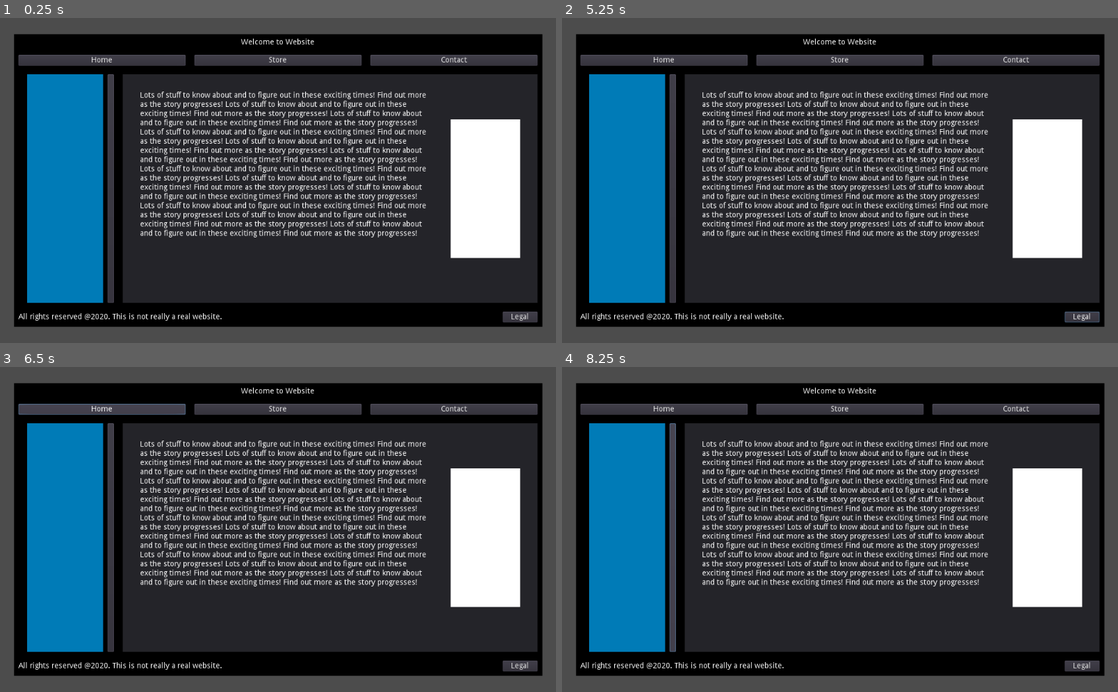
Above: before the commit, frames 1-4 (two rows, left to right).
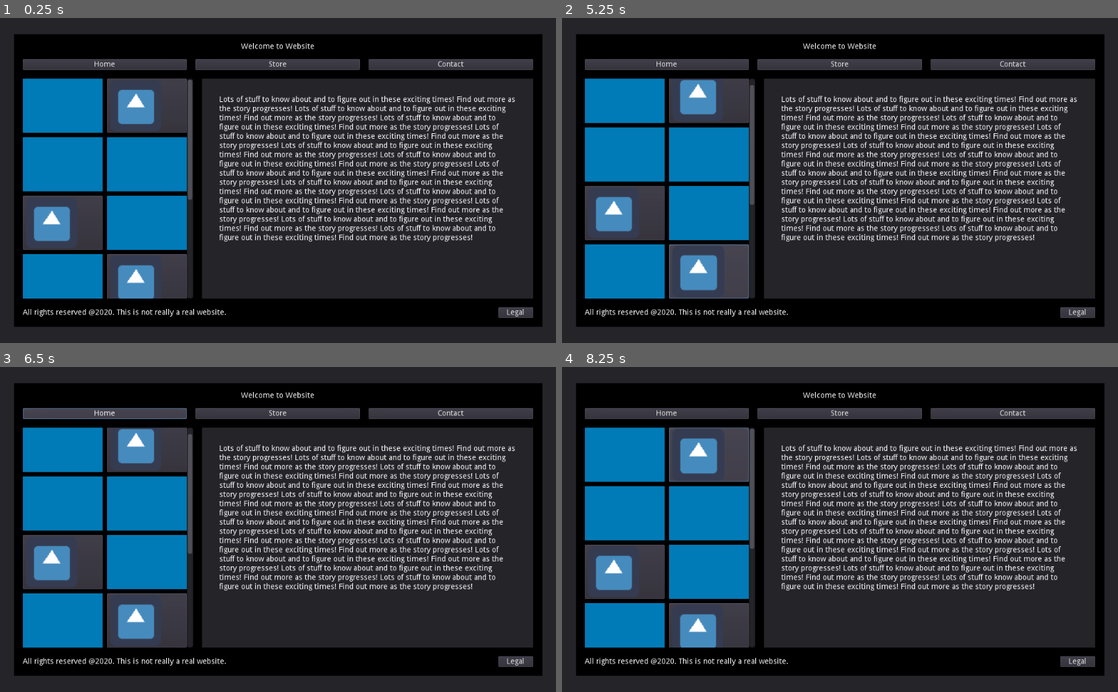
Above: after the commit, the same moments.

Repository: DeerTears/Godot-Control-Node-Extensions
Game: Godot game, scene res://examples/webpage/webpage.tscn
The game is run twice, just before and just after one commit, with the same random seed, the same clock (stepped at 60 frames per second) and the same inputs. This scene is started directly instead of the project's main scene. The engine's default icon, where the game draws it, is replaced by a stand-in: a white triangle on a blue panel in a dark square.
Inputs (mouse positions are in pixels of both pictures, inside the frame that each line leads up to; where the layout moved, square brackets give the same spot in the first picture):
- Up to frame 1 (0.25 s): no input
- Up to frame 2 (5.25 s): click "Home" at 0.5 s; click "Store" at 1.25 s; click "Contact" at 2 s; click (706, 105) [673, 187] at 2.75 s; click "Legal" at 3.5 s; click (623, 222) at 4.27 s; click (706, 281) at 5.02 s
- Up to frame 3 (6.5 s): click "Home" at 5.75 s
- Up to frame 4 (8.25 s): click "Store" at 6.5 s; click "Contact" at 7.25 s; click (706, 445) [673, 536] at 8 s

The runs differ from the first frame. In frame 1, 51% of the frame differs, in the area x 0-100%, y 0-100%; in frame 2, 51%; in frame 3, 51%; in frame 4, 51%.

Commit message:
fix extends on radio buttons, touchups on webpage

Diff:
--- a/examples/webpage/webpage.tscn
+++ b/examples/webpage/webpage.tscn
@@ -8,6 +8,13 @@
 bg_color = Color( 0, 0, 0, 1 )
 
 [node name="Control" type="Control"]
+anchor_right = 1.0
+anchor_bottom = 1.0
+__meta__ = {
+"_edit_use_anchors_": false
+}
+
+[node name="Panel" type="Panel" parent="."]
 anchor_right = 1.0
 anchor_bottom = 1.0
 __meta__ = {
@@ -42,26 +49,26 @@
 [node name="MarginContainer" type="MarginContainer" parent="PercentMarginContainer/Panel"]
 anchor_right = 1.0
 anchor_bottom = 1.0
-custom_constants/margin_right = 8
-custom_constants/margin_top = 8
-custom_constants/margin_left = 8
-custom_constants/margin_bottom = 8
+custom_constants/margin_right = 16
+custom_constants/margin_top = 16
+custom_constants/margin_left = 16
+custom_constants/margin_bottom = 16
 __meta__ = {
 "_edit_use_anchors_": false
 }
 
 [node name="Content" type="VBoxContainer" parent="PercentMarginContainer/Panel/MarginContainer"]
-margin_left = 8.0
-margin_top = 8.0
-margin_right = 964.0
-margin_bottom = 532.0
+margin_left = 16.0
+margin_top = 16.0
+margin_right = 956.0
+margin_bottom = 524.0
 custom_constants/separation = 16
 __meta__ = {
 "_edit_use_anchors_": false
 }
 
 [node name="Title" type="Label" parent="PercentMarginContainer/Panel/MarginContainer/Content"]
-margin_right = 956.0
+margin_right = 940.0
 margin_bottom = 14.0
 size_flags_vertical = 1
 text = "Welcome to Website"
@@ -70,59 +77,59 @@
 
 [node name="Navbar" type="HBoxContainer" parent="PercentMarginContainer/Panel/MarginContainer/Content"]
 margin_top = 30.0
-margin_right = 956.0
+margin_right = 940.0
 margin_bottom = 50.0
 size_flags_horizontal = 3
 custom_constants/separation = 16
 alignment = 1
 
 [node name="Home" type="Button" parent="PercentMarginContainer/Panel/MarginContainer/Content/Navbar"]
-margin_right = 308.0
+margin_right = 302.0
 margin_bottom = 20.0
 size_flags_horizontal = 3
 text = "Home"
 
 [node name="Store" type="Button" parent="PercentMarginContainer/Panel/MarginContainer/Content/Navbar"]
-margin_left = 324.0
-margin_right = 632.0
+margin_left = 318.0
+margin_right = 620.0
 margin_bottom = 20.0
 size_flags_horizontal = 3
 text = "Store"
 
 [node name="Contact" type="Button" parent="PercentMarginContainer/Panel/MarginContainer/Content/Navbar"]
-margin_left = 648.0
-margin_right = 956.0
+margin_left = 636.0
+margin_right = 940.0
 margin_bottom = 20.0
 size_flags_horizontal = 3
 text = "Contact"
 
 [node name="Showcase" type="HSplitContainer" parent="PercentMarginContainer/Panel/MarginContainer/Content"]
 margin_top = 66.0
-margin_right = 956.0
-margin_bottom = 488.0
-size_flags_vertical = 3
+margin_right = 940.0
+margin_bottom = 472.0
+size_flags_vertical = 3
+split_offset = 94
 dragger_visibility = 2
 script = ExtResource( 1 )
 __meta__ = {
 "_edit_use_anchors_": false
 }
+split_percent = 0.1
 
 [node name="MarginContainer" type="MarginContainer" parent="PercentMarginContainer/Panel/MarginContainer/Content/Showcase"]
-margin_right = 192.0
-margin_bottom = 422.0
+margin_right = 330.0
+margin_bottom = 406.0
 custom_constants/margin_right = 16
-custom_constants/margin_left = 16
 
 [node name="ScrollContainer" type="ScrollContainer" parent="PercentMarginContainer/Panel/MarginContainer/Content/Showcase/MarginContainer"]
-margin_left = 16.0
-margin_right = 176.0
-margin_bottom = 422.0
+margin_right = 314.0
+margin_bottom = 406.0
 follow_focus = true
 scroll_horizontal_enabled = false
 
 [node name="Album" type="GridContainer" parent="PercentMarginContainer/Panel/MarginContainer/Content/Showcase/MarginContainer/ScrollContainer"]
-margin_right = 160.0
-margin_bottom = 422.0
+margin_right = 302.0
+margin_bottom = 748.0
 size_flags_horizontal = 7
 size_flags_vertical = 3
 custom_constants/vseparation = 8
@@ -130,129 +137,135 @@
 columns = 2
 
 [node name="ColorRect" type="ColorRect" parent="PercentMarginContainer/Panel/MarginContainer/Content/Showcase/MarginContainer/ScrollContainer/Album"]
-margin_right = 140.0
-margin_bottom = 374.0
-rect_min_size = Vector2( 140, 140 )
+margin_right = 147.0
+margin_bottom = 100.0
+rect_min_size = Vector2( 100, 100 )
 size_flags_horizontal = 3
 size_flags_vertical = 3
 color = Color( 0, 0.486275, 0.721569, 1 )
 
 [node name="Button3" type="Button" parent="PercentMarginContainer/Panel/MarginContainer/Content/Showcase/MarginContainer/ScrollContainer/Album"]
-margin_left = 148.0
-margin_right = 160.0
-margin_bottom = 374.0
-rect_min_size = Vector2( 0, 140 )
+margin_left = 155.0
+margin_right = 302.0
+margin_bottom = 100.0
+rect_min_size = Vector2( 100, 100 )
 icon = ExtResource( 3 )
 expand_icon = true
 
 [node name="ColorRect2" type="ColorRect" parent="PercentMarginContainer/Panel/MarginContainer/Content/Showcase/MarginContainer/ScrollContainer/Album"]
-visible = false
-margin_right = 140.0
-margin_bottom = 140.0
-rect_min_size = Vector2( 140, 140 )
+margin_top = 108.0
+margin_right = 147.0
+margin_bottom = 208.0
+rect_min_size = Vector2( 100, 100 )
 size_flags_horizontal = 3
 size_flags_vertical = 3
 color = Color( 0, 0.486275, 0.721569, 1 )
 
 [node name="ColorRect7" type="ColorRect" parent="PercentMarginContainer/Panel/MarginContainer/Content/Showcase/MarginContainer/ScrollContainer/Album"]
-visible = false
-margin_right = 140.0
-margin_bottom = 140.0
-rect_min_size = Vector2( 140, 140 )
+margin_left = 155.0
+margin_top = 108.0
+margin_right = 302.0
+margin_bottom = 208.0
+rect_min_size = Vector2( 100, 100 )
 size_flags_horizontal = 3
 size_flags_vertical = 3
 color = Color( 0, 0.486275, 0.721569, 1 )
 
 [node name="Button4" type="Button" parent="PercentMarginContainer/Panel/MarginContainer/Content/Showcase/MarginContainer/ScrollContainer/Album"]
-visible = false
-margin_right = 140.0
-margin_bottom = 140.0
-rect_min_size = Vector2( 0, 140 )
+margin_top = 216.0
+margin_right = 147.0
+margin_bottom = 316.0
+rect_min_size = Vector2( 100, 100 )
 icon = ExtResource( 3 )
 expand_icon = true
 
 [node name="ColorRect3" type="ColorRect" parent="PercentMarginContainer/Panel/MarginContainer/Content/Showcase/MarginContainer/ScrollContainer/Album"]
-visible = false
-margin_right = 140.0
-margin_bottom = 140.0
-rect_min_size = Vector2( 140, 140 )
+margin_left = 155.0
+margin_top = 216.0
+margin_right = 302.0
+margin_bottom = 316.0
+rect_min_size = Vector2( 100, 100 )
 size_flags_horizontal = 3
 size_flags_vertical = 3
 color = Color( 0, 0.486275, 0.721569, 1 )
 
 [node name="ColorRect5" type="ColorRect" parent="PercentMarginContainer/Panel/MarginContainer/Content/Showcase/MarginContainer/ScrollContainer/Album"]
-visible = false
-margin_right = 140.0
-margin_bottom = 140.0
-rect_min_size = Vector2( 140, 140 )
+margin_top = 324.0
+margin_right = 147.0
+margin_bottom = 424.0
+rect_min_size = Vector2( 100, 100 )
 size_flags_horizontal = 3
 size_flags_vertical = 3
 color = Color( 0, 0.486275, 0.721569, 1 )
 
 [node name="Button2" type="Button" parent="PercentMarginContainer/Panel/MarginContainer/Content/Showcase/MarginContainer/ScrollContainer/Album"]
-visible = false
-margin_right = 140.0
-margin_bottom = 140.0
-rect_min_size = Vector2( 0, 140 )
+margin_left = 155.0
+margin_top = 324.0
+margin_right = 302.0
+margin_bottom = 424.0
+rect_min_size = Vector2( 100, 100 )
 icon = ExtResource( 3 )
 expand_icon = true
 
 [node name="ColorRect4" type="ColorRect" parent="PercentMarginContainer/Panel/MarginContainer/Content/Showcase/MarginContainer/ScrollContainer/Album"]
-visible = false
-margin_right = 140.0
-margin_bottom = 140.0
-rect_min_size = Vector2( 140, 140 )
+margin_top = 432.0
+margin_right = 147.0
+margin_bottom = 532.0
+rect_min_size = Vector2( 100, 100 )
 size_flags_horizontal = 3
 size_flags_vertical = 3
 color = Color( 0, 0.486275, 0.721569, 1 )
 
 [node name="ColorRect6" type="ColorRect" parent="PercentMarginContainer/Panel/MarginContainer/Content/Showcase/MarginContainer/ScrollContainer/Album"]
-visible = false
-margin_right = 140.0
-margin_bottom = 140.0
-rect_min_size = Vector2( 140, 140 )
+margin_left = 155.0
+margin_top = 432.0
+margin_right = 302.0
+margin_bottom = 532.0
+rect_min_size = Vector2( 100, 100 )
 size_flags_horizontal = 3
 size_flags_vertical = 3
 color = Color( 0, 0.486275, 0.721569, 1 )
 
 [node name="Button" type="Button" parent="PercentMarginContainer/Panel/MarginContainer/Content/Showcase/MarginContainer/ScrollContainer/Album"]
-visible = false
-margin_right = 140.0
-margin_bottom = 187.0
-rect_min_size = Vector2( 0, 140 )
+margin_top = 540.0
+margin_right = 147.0
+margin_bottom = 640.0
+rect_min_size = Vector2( 100, 100 )
 icon = ExtResource( 3 )
 expand_icon = true
 
 [node name="ColorRect8" type="ColorRect" parent="PercentMarginContainer/Panel/MarginContainer/Content/Showcase/MarginContainer/ScrollContainer/Album"]
-visible = false
-margin_right = 140.0
-margin_bottom = 234.0
-rect_min_size = Vector2( 140, 140 )
+margin_left = 155.0
+margin_top = 540.0
+margin_right = 302.0
+margin_bottom = 640.0
+rect_min_size = Vector2( 100, 100 )
 size_flags_horizontal = 3
 size_flags_vertical = 3
 color = Color( 0, 0.486275, 0.721569, 1 )
 
 [node name="ColorRect9" type="ColorRect" parent="PercentMarginContainer/Panel/MarginContainer/Content/Showcase/MarginContainer/ScrollContainer/Album"]
-visible = false
-margin_right = 140.0
-margin_bottom = 374.0
-rect_min_size = Vector2( 140, 140 )
+margin_top = 648.0
+margin_right = 147.0
+margin_bottom = 748.0
+rect_min_size = Vector2( 100, 100 )
 size_flags_horizontal = 3
 size_flags_vertical = 3
 color = Color( 0, 0.486275, 0.721569, 1 )
 
 [node name="Button5" type="Button" parent="PercentMarginContainer/Panel/MarginContainer/Content/Showcase/MarginContainer/ScrollContainer/Album"]
-visible = false
-margin_right = 12.0
-margin_bottom = 140.0
-rect_min_size = Vector2( 0, 140 )
+margin_left = 155.0
+margin_top = 648.0
+margin_right = 302.0
+margin_bottom = 748.0
+rect_min_size = Vector2( 100, 100 )
 icon = ExtResource( 3 )
 expand_icon = true
 
 [node name="HighlightPanel" type="Panel" parent="PercentMarginContainer/Panel/MarginContainer/Content/Showcase"]
-margin_left = 192.0
-margin_right = 956.0
-margin_bottom = 422.0
+margin_left = 330.0
+margin_right = 940.0
+margin_bottom = 406.0
 
 [node name="MarginContainer" type="MarginContainer" parent="PercentMarginContainer/Panel/MarginContainer/Content/Showcase/HighlightPanel"]
 anchor_right = 1.0
@@ -268,31 +281,23 @@
 [node name="HBoxContainer" type="HBoxContainer" parent="PercentMarginContainer/Panel/MarginContainer/Content/Showcase/HighlightPanel/MarginContainer"]
 margin_left = 32.0
 margin_top = 32.0
-margin_right = 732.0
-margin_bottom = 390.0
+margin_right = 578.0
+margin_bottom = 374.0
 custom_constants/separation = 32
 
 [node name="Description" type="Label" parent="PercentMarginContainer/Panel/MarginContainer/Content/Showcase/HighlightPanel/MarginContainer/HBoxContainer"]
-margin_right = 540.0
-margin_bottom = 358.0
+margin_right = 546.0
+margin_bottom = 342.0
 size_flags_horizontal = 3
 size_flags_vertical = 7
 text = "Lots of stuff to know about and to figure out in these exciting times! Find out more as the story progresses! L …(1209 unchanged characters)…
 autowrap = true
 clip_text = true
 
-[node name="EnlargedImage" type="ColorRect" parent="PercentMarginContainer/Panel/MarginContainer/Content/Showcase/HighlightPanel/MarginContainer/HBoxContainer"]
-margin_left = 572.0
-margin_top = 51.0
-margin_right = 700.0
-margin_bottom = 307.0
-rect_min_size = Vector2( 128, 256 )
-size_flags_vertical = 4
-
 [node name="Footer" type="HBoxContainer" parent="PercentMarginContainer/Panel/MarginContainer/Content"]
-margin_top = 504.0
-margin_right = 956.0
-margin_bottom = 524.0
+margin_top = 488.0
+margin_right = 940.0
+margin_bottom = 508.0
 size_flags_horizontal = 3
 custom_constants/separation = 16
 alignment = 1
@@ -304,8 +309,8 @@
 text = "All rights reserved @2020. This is not really a real website."
 
 [node name="Legal" type="Button" parent="PercentMarginContainer/Panel/MarginContainer/Content/Footer"]
-margin_left = 892.0
-margin_right = 956.0
+margin_left = 876.0
+margin_right = 940.0
 margin_bottom = 20.0
 rect_min_size = Vector2( 64, 0 )
 size_flags_horizontal = 10
--- a/extension_scenes/diagonal_container/diagonal_container.gd
+++ b/extension_scenes/diagonal_container/diagonal_container.gd
@@ -1,5 +1,3 @@
-tool
-
 extends Control
 
 export var left_to_right: bool = true
--- a/extension_scenes/radio_button/h_radio_button/h_radio_button.gd
+++ b/extension_scenes/radio_button/h_radio_button/h_radio_button.gd
@@ -1,4 +1,4 @@
-extends Panel
+extends Control
 class_name HRadioButton # Two horizontal buttons that can't be both selected, allowing "none" as an option.
 signal choice
 
--- a/extension_scenes/radio_button/v_radio_button/v_radio_button.gd
+++ b/extension_scenes/radio_button/v_radio_button/v_radio_button.gd
@@ -1,4 +1,4 @@
-extends Panel
+extends Control
 class_name VRadioButton # Two vertical buttons that can't be both selected, allowing "none" as an option.
 signal choice
 
--- a/extension_scenes/split_percent/h_split_percent/h_split_percent.gd
+++ b/extension_scenes/split_percent/h_split_percent/h_split_percent.gd
@@ -10,8 +10,6 @@
 # so far I can't fix this issue, replacing 0 in the lerp with the child's minimum size is not the answer.
 
 func edit_split_percent(amount:float):
-	if Engine.is_editor_hint() == false:
-		return
 	split_percent = amount
 	var movement = lerp(0.0, rect_size.x, amount)
 	split_offset = movement
@@ -19,3 +17,4 @@
 func _on_HSplitPercent_sort_children():
 	var movement = lerp(0.0, rect_size.x, split_percent)
 	split_offset = movement
+	print("%s, %s" % [split_offset, movement])
--- a/project.godot
+++ b/project.godot
@@ -9,7 +9,7 @@
 config_version=4
 
 _global_script_classes=[ {
-"base": "Panel",
+"base": "Control",
 "class": "HRadioButton",
 "language": "GDScript",
 "path": "res://extension_scenes/radio_button/h_radio_button/h_radio_button.gd"
@@ -24,7 +24,7 @@
 "language": "GDScript",
 "path": "res://extension_scenes/percent_margin/percent_margin.gd"
 }, {
-"base": "Panel",
+"base": "Control",
 "class": "VRadioButton",
 "language": "GDScript",
 "path": "res://extension_scenes/radio_button/v_radio_button/v_radio_button.gd"
